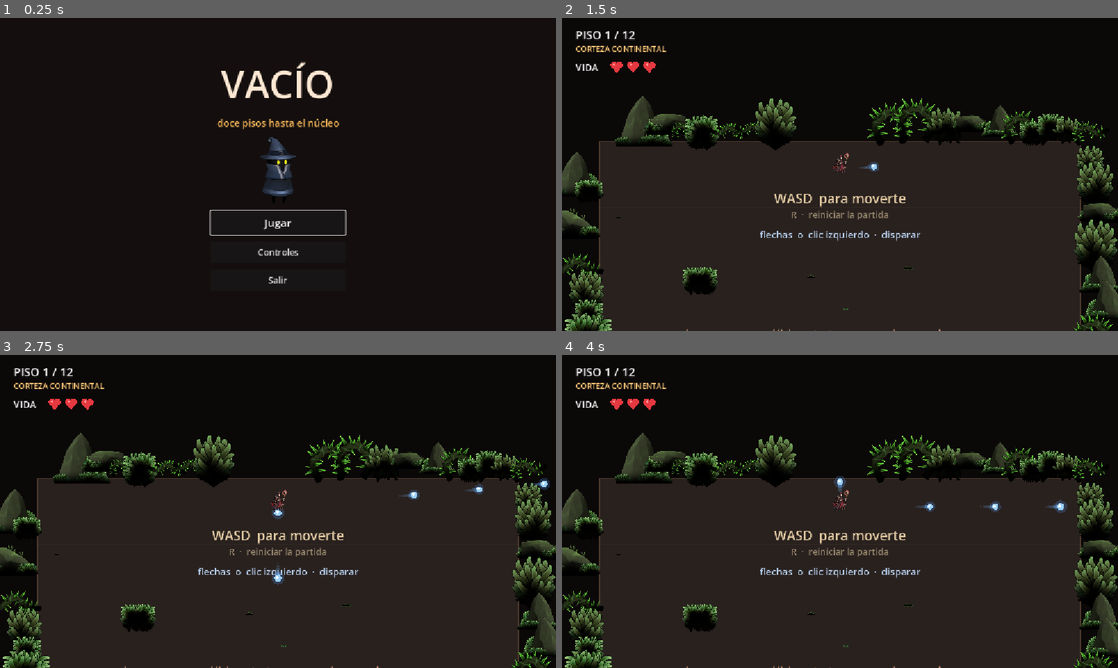
Above: before the commit, frames 1-4 (two rows, left to right).
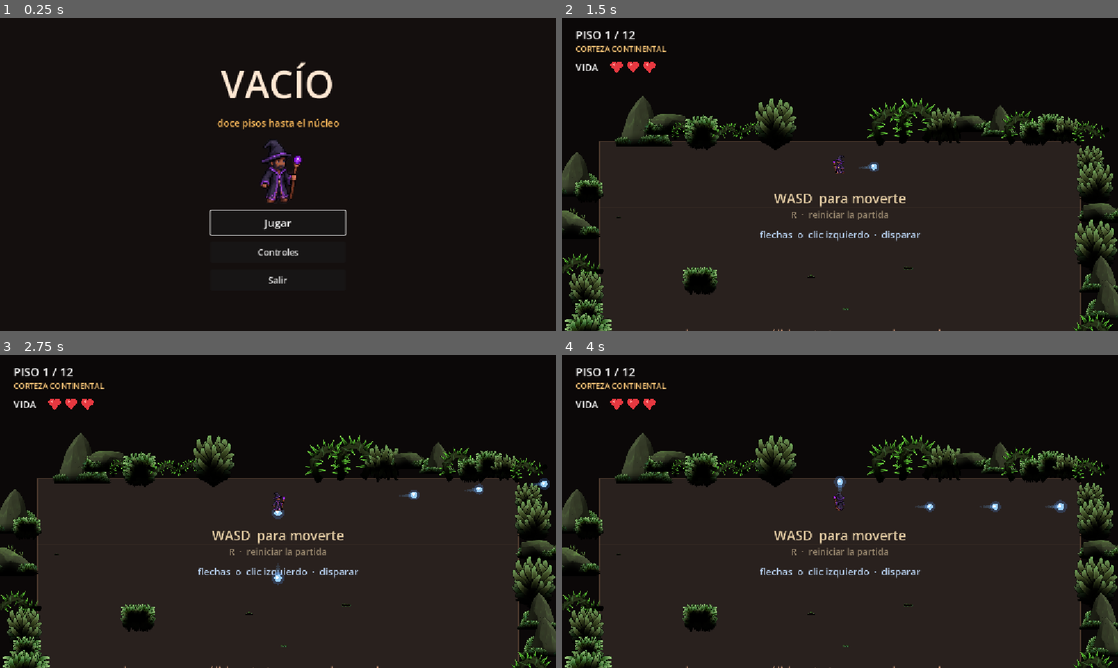
Above: after the commit, the same moments.

Repository: MatiasRodrigo0502/Vacio
Game: Godot game, scene res://scenes/MenuPrincipal.tscn
Same seed, same stepped clock (60 frames per second), same inputs: the game is played once before the commit and once after it.
Inputs (mouse positions are in pixels of both pictures, inside the frame that each line leads up to):
- Up to frame 1 (0.25 s): no input
- Up to frame 2 (1.5 s): click "Jugar" at 0.5 s; tap Enter at 1.25 s; move the mouse to (962, 158) at 1.27 s; press the mouse at (962, 158) at 1.28 s; hold Right (disparar_derecha) from 1.28 s (still down)
- Up to frame 3 (2.75 s): move the mouse to (166, 527) at 2.02 s; release Right (disparar_derecha) at 2.03 s; release the mouse at (166, 527) at 2.03 s; hold Down (disparar_abajo) from 2.03 s (still down); click (166, 527) at 2.1 s
- Up to frame 4 (4 s): move the mouse to (895, 442) at 2.77 s; release Down (disparar_abajo) at 2.78 s; hold Right (disparar_derecha) 2.78-3.53 s; hold R (reiniciar_partida) 2.78-3.53 s; click (895, 442) at 3.05 s; move the mouse to (812, 574) at 3.52 s; hold Up (disparar_arriba) from 3.53 s (still down); click (812, 574) at 3.6 s

The runs differ from the first frame. In frame 1, 0.7% of the frame differs, in the area x 46-55%, y 38-60%; in frame 2, less than 0.1%; in frame 3, 0.1%; in frame 4, less than 0.1%.

Commit message:
El mago mira a las cuatro direcciones
Nuevo personaje jugable desde la hoja de 4x4 que paso Matias, y con el llega
por fin el giro en las cuatro direcciones, que era lo que faltaba.

La hoja traia dos defectos, los dos encontrados midiendo y no mirando:

 - La fila DERECHA no estaba reflejada: era la misma pose que IZQUIERDA
   mirando al mismo lado (siluetas 93% iguales tal cual y solo 62% en espejo,
   y el orbe cae al mismo lado del centro en las dos filas). La derecha se
   genera reflejando la izquierda, que ademas garantiza que el par cuadre.
 - El fotograma ARRIBA 3 tiene dos baculos, uno en cada mano. Se descarta, asi
   que andar hacia arriba usa tres poses; esa animacion va a 7,5 fps en vez de
   10 para que el ciclo dure los mismos 0,4 s y el paso no se acelere.

Cada fila de la hoja tenia al mago a una altura distinta dentro de su casilla,
asi que la linea de suelo se mide por direccion: con una sola referencia el
mago pegaba un salto vertical al girarse. Y se mide sobre pixeles solidos
(alfa alto y anchura de bota), no sobre la caja del alfa, porque debajo de los
pies hay restos de sombra suave distintos en cada fila. Con ese filtro las
cuatro direcciones miden lo mismo de alto (221 px), que es la senal de que la
referencia es buena.

En el codigo, la direccion de disparo manda sobre la de movimiento: si estas
disparando a un enemigo el mago lo mira aunque te estes alejando. Sin eso,
pelear retrocediendo se ve al reves de lo que estas haciendo. Al girarse se
conserva el punto del ciclo de andar, o cada cambio de rumbo daria un tiron.

El menu principal ensenaba todavia al mago azul original: ahora ensena al
personaje con el que se juega de verdad.

Medido: contraste contra el suelo 1,43:1, el mas bajo que ha tenido el juego
(nigromante 1,81:1, mago azul 1,55:1). Se lee por el orbe y el ribete claro,
pero queda apuntado por si se pierde en los pisos oscuros.

Verificado en headless: 15 comprobaciones (traduccion de vector a direccion,
las cuatro direcciones andando, apuntar por encima de moverse, conservar la
direccion al parar y los pies en el origen del nodo).

Co-Authored-By: Claude Opus 5 <noreply@anthropic.com>

Diff:
--- /dev/null
+++ b/assets/mago/animaciones_mago.tres
@@ -0,0 +1,117 @@
+[gd_resource type="SpriteFrames" load_steps=16 format=3]
+
+[ext_resource type="Texture2D" path="res://assets/mago/abajo_0.png" id="aba_0"]
+[ext_resource type="Texture2D" path="res://assets/mago/abajo_1.png" id="aba_1"]
+[ext_resource type="Texture2D" path="res://assets/mago/abajo_2.png" id="aba_2"]
+[ext_resource type="Texture2D" path="res://assets/mago/abajo_3.png" id="aba_3"]
+[ext_resource type="Texture2D" path="res://assets/mago/izquierda_0.png" id="izq_0"]
+[ext_resource type="Texture2D" path="res://assets/mago/izquierda_1.png" id="izq_1"]
+[ext_resource type="Texture2D" path="res://assets/mago/izquierda_2.png" id="izq_2"]
+[ext_resource type="Texture2D" path="res://assets/mago/izquierda_3.png" id="izq_3"]
+[ext_resource type="Texture2D" path="res://assets/mago/derecha_0.png" id="der_0"]
+[ext_resource type="Texture2D" path="res://assets/mago/derecha_1.png" id="der_1"]
+[ext_resource type="Texture2D" path="res://assets/mago/derecha_2.png" id="der_2"]
+[ext_resource type="Texture2D" path="res://assets/mago/derecha_3.png" id="der_3"]
+[ext_resource type="Texture2D" path="res://assets/mago/arriba_0.png" id="arr_0"]
+[ext_resource type="Texture2D" path="res://assets/mago/arriba_1.png" id="arr_1"]
+[ext_resource type="Texture2D" path="res://assets/mago/arriba_2.png" id="arr_2"]
+
+[resource]
+animations = [{
+"frames": [{
+"duration": 1.0,
+"texture": ExtResource("aba_0")
+}, {
+"duration": 1.0,
+"texture": ExtResource("aba_1")
+}, {
+"duration": 1.0,
+"texture": ExtResource("aba_2")
+}, {
+"duration": 1.0,
+"texture": ExtResource("aba_3")
+}],
+"loop": true,
+"name": &"caminar_abajo",
+"speed": 10.0
+}, {
+"frames": [{
+"duration": 1.0,
+"texture": ExtResource("izq_0")
+}, {
+"duration": 1.0,
+"texture": ExtResource("izq_1")
+}, {
+"duration": 1.0,
+"texture": ExtResource("izq_2")
+}, {
+"duration": 1.0,
+"texture": ExtResource("izq_3")
+}],
+"loop": true,
+"name": &"caminar_izquierda",
+"speed": 10.0
+}, {
+"frames": [{
+"duration": 1.0,
+"texture": ExtResource("der_0")
+}, {
+"duration": 1.0,
+"texture": ExtResource("der_1")
+}, {
+"duration": 1.0,
+"texture": ExtResource("der_2")
+}, {
+"duration": 1.0,
+"texture": ExtResource("der_3")
+}],
+"loop": true,
+"name": &"caminar_derecha",
+"speed": 10.0
+}, {
+"frames": [{
+"duration": 1.0,
+"texture": ExtResource("arr_0")
+}, {
+"duration": 1.0,
+"texture": ExtResource("arr_1")
+}, {
+"duration": 1.0,
+"texture": ExtResource("arr_2")
+}],
+"loop": true,
+"name": &"caminar_arriba",
+"speed": 7.5
+}, {
+"frames": [{
+"duration": 1.0,
+"texture": ExtResource("aba_3")
+}],
+"loop": true,
+"name": &"quieto_abajo",
+"speed": 1.0
+}, {
+"frames": [{
+"duration": 1.0,
+"texture": ExtResource("izq_0")
+}],
+"loop": true,
+"name": &"quieto_izquierda",
+"speed": 1.0
+}, {
+"frames": [{
+"duration": 1.0,
+"texture": ExtResource("der_0")
+}],
+"loop": true,
+"name": &"quieto_derecha",
+"speed": 1.0
+}, {
+"frames": [{
+"duration": 1.0,
+"texture": ExtResource("arr_2")
+}],
+"loop": true,
+"name": &"quieto_arriba",
+"speed": 1.0
+}]
--- a/scenes/Jugador.tscn
+++ b/scenes/Jugador.tscn
@@ -1,7 +1,7 @@
 [gd_scene load_steps=4 format=3]
 
 [ext_resource type="Script" path="res://scripts/jugador.gd" id="1_jugador"]
-[ext_resource type="SpriteFrames" path="res://assets/nigromante/animaciones_nigromante.tres" id="2_animaciones"]
+[ext_resource type="SpriteFrames" path="res://assets/mago/animaciones_mago.tres" id="2_animaciones"]
 
 [sub_resource type="CircleShape2D" id="CircleShape2D_jugador"]
 radius = 15.0
@@ -17,9 +17,9 @@
 [node name="Sprite" type="AnimatedSprite2D" parent="."]
 scale = Vector2(0.5, 0.5)
 sprite_frames = ExtResource("2_animaciones")
-animation = &"quieto"
-autoplay = "quieto"
-offset = Vector2(0, -75)
+animation = &"quieto_abajo"
+autoplay = "quieto_abajo"
+offset = Vector2(0, -67)
 
 [node name="Forma" type="CollisionShape2D" parent="."]
 position = Vector2(0, -16)
--- a/scenes/MenuPrincipal.tscn
+++ b/scenes/MenuPrincipal.tscn
@@ -1,7 +1,7 @@
 [gd_scene load_steps=3 format=3]
 
 [ext_resource type="Script" path="res://scripts/menu_principal.gd" id="1_menu"]
-[ext_resource type="Texture2D" path="res://assets/personaje/quieto_00.png" id="2_mago"]
+[ext_resource type="Texture2D" path="res://assets/mago/abajo_3.png" id="2_mago"]
 
 [node name="MenuPrincipal" type="Control"]
 anchors_preset = 15
--- a/scripts/jugador.gd
+++ b/scripts/jugador.gd
@@ -64,6 +64,10 @@
 var _control_activo: bool = true
 ## Cuanto falta para poder volver a disparar.
 var _espera_disparo: float = 0.0
+## Direccion a la que mira el sprite: "abajo", "izquierda", "derecha", "arriba".
+## Se guarda en vez de recalcularse cada vez porque, al soltar los controles, el
+## mago tiene que quedarse mirando a donde estaba, no volver a una por defecto.
+var _mirando: StringName = &"abajo"
 
 ## El sprite se escala y se desplaza desde la escena, no desde aqui: el origen
 ## del nodo esta a los pies del personaje y la forma de colision cubre la base
@@ -103,37 +107,40 @@
 	_actualizar_disparo(delta)
 
 
-## Dispara mientras se mantengan pulsadas las flechas, con una cadencia fija.
-##
-## POR QUE LAS FLECHAS Y NO EL RATON:
-## es el esquema de Isaac y de los twin-stick de teclado: una mano mueve y la
-## otra dispara. Con el raton habria que apuntar, y este juego va de esquivar
-## mientras bajas, no de apuntar fino.
-func _actualizar_disparo(delta: float) -> void:
-	_espera_disparo = maxf(_espera_disparo - delta, 0.0)
-	if not _control_activo or _espera_disparo > 0.0:
-		return
-
-	var direccion := Vector2.ZERO
+## Hacia donde esta apuntando el jugador, sin mirar la cadencia.
+##
+## Esta aparte del disparo porque la usan dos cosas: disparar y decidir a que
+## lado mira el sprite. Si estuviera dentro de _actualizar_disparo, el mago
+## dejaria de mirar al enemigo entre bala y bala, que es justo cuando se ve.
+func _direccion_apuntada() -> Vector2:
+	if not _control_activo:
+		return Vector2.ZERO
 
 	# El raton manda sobre las flechas: si estas apuntando, es lo que quieres.
 	# Con el raton se apunta libre, en cualquier angulo; con las flechas solo a
 	# las cuatro direcciones, que es el esquema clasico de teclado.
 	if Input.is_action_pressed("disparar_raton"):
 		var hacia := get_global_mouse_position() - centro_colision()
-		if hacia.length() > 1.0:
-			direccion = hacia.normalized()
-	else:
-		direccion = Input.get_vector(
-			"disparar_izquierda", "disparar_derecha", "disparar_arriba", "disparar_abajo")
-		if direccion != Vector2.ZERO:
-			# Con dos flechas a la vez manda la mas marcada: las diagonales
-			# harian el disparo de teclado mas facil de lo que toca.
-			if absf(direccion.x) > absf(direccion.y):
-				direccion = Vector2(signf(direccion.x), 0.0)
-			else:
-				direccion = Vector2(0.0, signf(direccion.y))
-
+		return hacia.normalized() if hacia.length() > 1.0 else Vector2.ZERO
+
+	var flechas := Input.get_vector(
+		"disparar_izquierda", "disparar_derecha", "disparar_arriba", "disparar_abajo")
+	if flechas == Vector2.ZERO:
+		return Vector2.ZERO
+	# Con dos flechas a la vez manda la mas marcada: las diagonales harian el
+	# disparo de teclado mas facil de lo que toca.
+	if absf(flechas.x) > absf(flechas.y):
+		return Vector2(signf(flechas.x), 0.0)
+	return Vector2(0.0, signf(flechas.y))
+
+
+## Dispara mientras se mantenga pulsado, con una cadencia fija.
+func _actualizar_disparo(delta: float) -> void:
+	_espera_disparo = maxf(_espera_disparo - delta, 0.0)
+	if not _control_activo or _espera_disparo > 0.0:
+		return
+
+	var direccion := _direccion_apuntada()
 	if direccion == Vector2.ZERO:
 		return
 
@@ -143,16 +150,46 @@
 	bola_lanzada.emit(centro_colision(), direccion)
 
 
-## Elige la animacion segun el movimiento real, no segun la tecla pulsada: asi
-## el personaje sigue "andando" durante el deslizamiento por inercia, que es lo
+## Elige la animacion: accion (andar o estar quieto) por direccion.
+##
+## El movimiento se mira por la velocidad real y no por la tecla pulsada, para
+## que el mago siga "andando" durante el deslizamiento por inercia, que es lo
 ## que se ve en pantalla.
 ##
-## "quieto" es un unico fotograma: la hoja del nigromante solo trae poses de
-## andar. Reutilizar esas seis a poca velocidad se veria como andar sin avanzar.
+## Apuntar manda sobre moverse: si estas disparando a un enemigo, el mago tiene
+## que mirarlo aunque te estes alejando de el. Es como funciona Isaac, y sin
+## esto pelear retrocediendo se ve al reves de lo que estas haciendo.
 func _actualizar_animacion() -> void:
-	var animacion := &"caminar" if velocity.length() > VELOCIDAD_MINIMA_ANDAR else &"quieto"
-	if _sprite.animation != animacion:
-		_sprite.play(animacion)
+	var apuntando := _direccion_apuntada()
+	if apuntando != Vector2.ZERO:
+		_mirando = _lado(apuntando)
+	elif velocity.length() > VELOCIDAD_MINIMA_ANDAR:
+		_mirando = _lado(velocity)
+
+	var accion := "caminar" if velocity.length() > VELOCIDAD_MINIMA_ANDAR else "quieto"
+	var animacion := StringName(accion + "_" + _mirando)
+	if _sprite.animation == animacion:
+		return
+
+	# Al girarse se conserva el punto del ciclo de andar: si cada giro empezara
+	# la animacion de cero, el mago daria un tiron con cada cambio de rumbo.
+	# Se limita el indice porque "arriba" tiene una pose menos que las demas.
+	var marco := _sprite.frame
+	var avance := _sprite.frame_progress
+	_sprite.play(animacion)
+	if accion == "caminar":
+		var tope := _sprite.sprite_frames.get_frame_count(animacion) - 1
+		_sprite.set_frame_and_progress(mini(marco, tope), avance)
+
+
+## Traduce un vector a la direccion de la hoja de sprites.
+##
+## En empate (diagonal exacta) gana el eje horizontal: las vistas de lado
+## tienen mas detalle que la de espaldas y se lee mejor a quien estas mirando.
+func _lado(v: Vector2) -> StringName:
+	if absf(v.x) >= absf(v.y):
+		return &"derecha" if v.x > 0.0 else &"izquierda"
+	return &"abajo" if v.y > 0.0 else &"arriba"
 
 
 func _actualizar_invulnerabilidad(delta: float) -> void:
@@ -229,6 +266,8 @@
 	velocity = Vector2.ZERO
 	_control_activo = true
 	_espera_disparo = 0.0
+	# Cada piso empieza mirando hacia donde se baja.
+	_mirando = &"abajo"
 
 
 ## Deja al jugador como al empezar: vida llena y sin ninguna mejora recogida.
Binary file added: assets/mago/abajo_0.png
Binary file added: assets/mago/abajo_1.png
Binary file added: assets/mago/abajo_2.png
Binary file added: assets/mago/abajo_3.png
Binary file added: assets/mago/arriba_0.png
Binary file added: assets/mago/arriba_1.png
Binary file added: assets/mago/arriba_2.png
Binary file added: assets/mago/derecha_0.png
Binary file added: assets/mago/derecha_1.png
Binary file added: assets/mago/derecha_2.png
Binary file added: assets/mago/derecha_3.png
Binary file added: assets/mago/izquierda_0.png
(and 7 more such lines)
